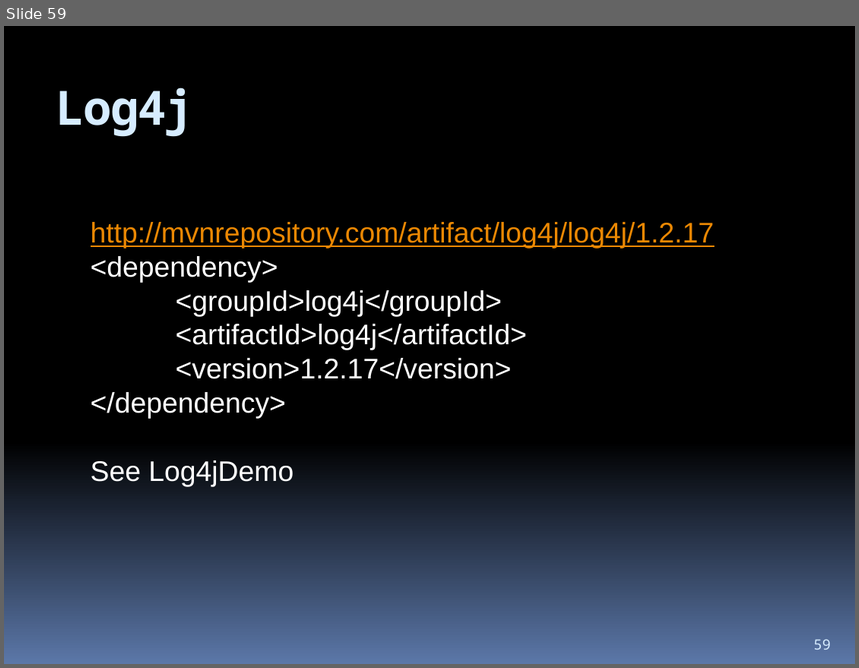
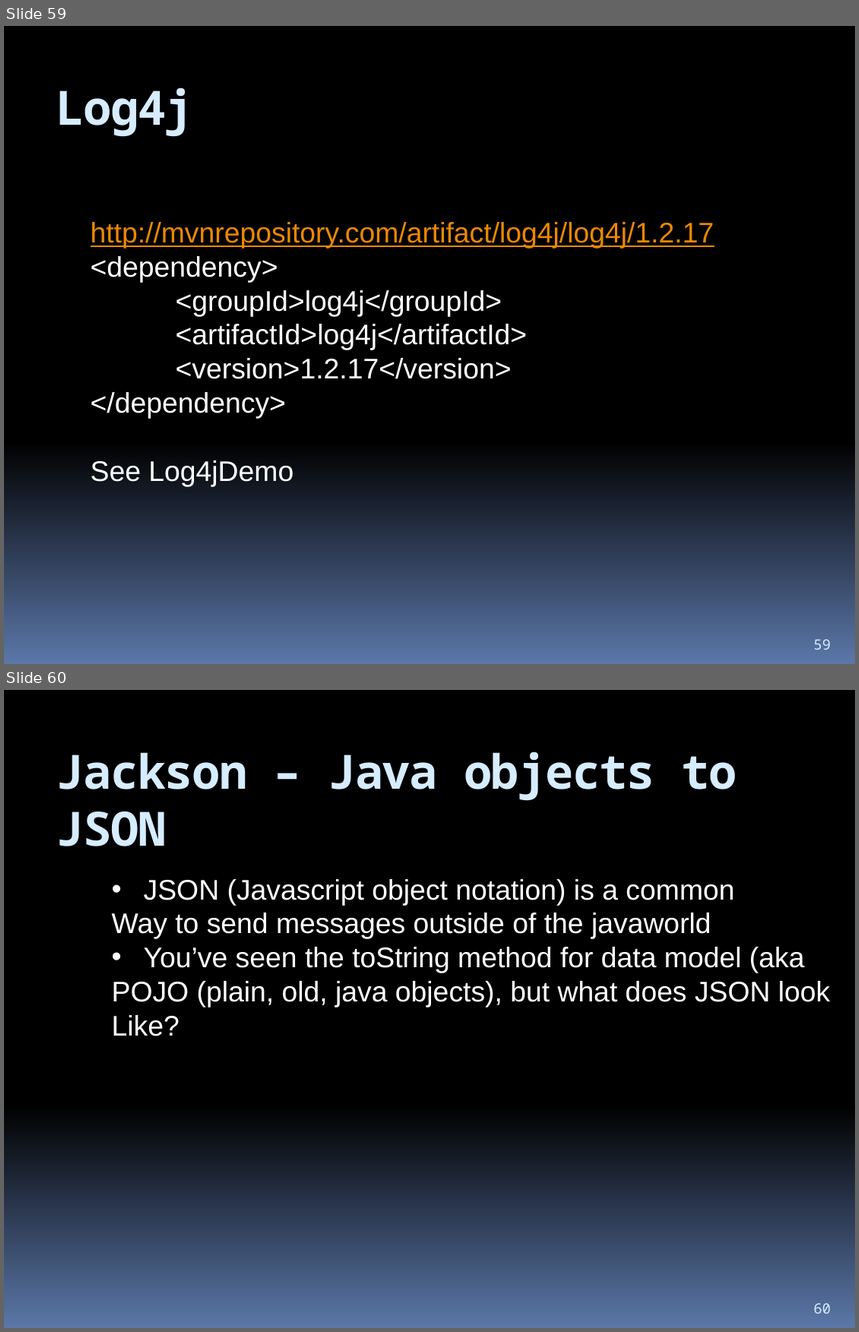
Before and after one commit to hchan/comp2613, a slide deck: coursePresentation.pptx. Shown one above the other, each under a label of ours: slide 59 before the commit, slides 59 and 60 after it. The pictures are 859x668 and 859x1332 pixels, drawn with LibreOffice and Linux fonts; fonts in the diff are those of the drawing. Boxes give left, top, right and bottom in pixels: in the first picture for what was removed or moved away, otherwise in the second. Text is boxed around its words. In the diff, an @@ line names an element or a change of style, - is before the commit and + after.

```diff
--- a/coursePresentation.pptx
+++ b/coursePresentation.pptx
@@ slide 60 added at (4, 690, 855, 1328), background gradient #000000 to #5B77A8 @@
@@ title added at (56, 752, 737, 847), 40 pt, text #D6ECFF, bold @@
+Jackson – Java objects to JSON
@@ text added at (112, 879, 830, 1037), 24 pt, text #FFFFFF @@
+• JSON (Javascript object notation) is a common
+Way to send messages outside of the javaworld
+• You’ve seen the toString method for data model (aka
+POJO (plain, old, java objects), but what does JSON look
+Like?
@@ page number added at (814, 1303, 831, 1314), 12 pt, text #D6ECFF @@
+60
```
Also in this commit, not shown: 3 other slides added, 6 other files.
